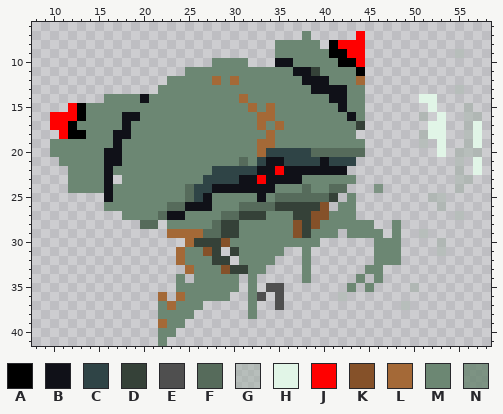
Pixel-art sprite -- Assets/Art/Units/Scarab/ScarabSlap5.png. Above, as it was before the edit.
The file is 63x42 pixels. Colours within 5 levels of each other are drawn and written as one. Shown: x 8..58, y 6..41.
Palette (. is transparent): A #000000  B #101118  C #2f4446  D #354138  E #4f4f4f  F #566b5b  G #a2b0a680  H #e1f5e7  J #ff0000  K #855129  L #a46937  M #6c8773  N #6c8773d3
Now the later version:
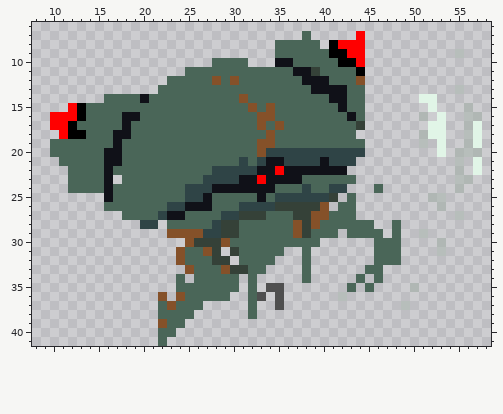
Diff:
@@ palette @@
-M #6c8773
+M #4a6658
@@ x 18..48 @@
 11 .......MMMMMMMMMMMMBBDMMMMA....
-12 .....MMMMMLMLMMMMMMMBBBMMML....
+12 .....MMMMMKMKMMMMMMMBBBMMMK....
 13 ....MMMMMMMMMMMMMMMMMBBBBMM....
-14 MMBMMMMMMMMMMLMMMMMMMMMBBMM....
-15 MMMMMMMMMMMMMMLMLMMMMMMMBMM....
-16 BBMMMMMMMMMMMMMLLMMMMMMMMBM....
-17 BMMMMMMMMMMMMMMLMLMMMMMMMMD....
-18 BMMMMMMMMMMMMMMMLMMMMMMMMM.....
-19 MMMMMMMMMMMMMMMLLMMMMMMMMMM....
-20 MMMMMMMMMMMMMMMLCCCCCFFFFFF....
-21 MMMMMMMMMMMMMFMCBBCCCCBCCC.....
+14 MMBMMMMMMMMMMKMMMMMMMMMBBMM....
+15 MMMMMMMMMMMMMMKMKMMMMMMMBMM....
+16 BBMMMMMMMMMMMMMKKMMMMMMMMBM....
+17 BMMMMMMMMMMMMMMKMKMMMMMMMMD....
+18 BMMMMMMMMMMMMMMMKMMMMMMMMM.....
+19 MMMMMMMMMMMMMMMKKMMMMMMMMMM....
+20 MMMMMMMMMMMMMMMKCCCCCCCCCCC....
+21 MMMMMMMMMMMMMCMCBBCCCCBCCC.....
 22 MMMMMMMMMMCCCCCBBJBBBBBBB......
 23 MMMMMMMMMCCCCBBJBBBBMMMMMM.....
-24 MMMMMMMFCCBBBBBBBMMMFMMFF...N..
-25 MMMMMMMFCBMMMMMBMFFFFFFD.M.....
-26 MMMMMFFBBBMMMFFFFDDDDDK.MM.....
-27 MMMMFBBMMMMFFDDDMMMDDKKMMM.....
-28 ..FF.MMMMMFDDMMMMMMKDKMMMMMM..M
-29 .....LLLLFFDDMMMMMMKDMMM.MMMM.M
-30 .......LDDDKMMMMMMMMMM......MMM
-31 ......LMMKD.DMMMMM..M.......MMM
-32 ......LMMMDD.MMMM...M.......MMM
-33 .......LMMMKDDMM....M......MM..
+24 MMMMMMMCCCBBBBBBBMMMCMMCC...M..
+25 MMMMMMMCCBMMMMMBMCCCCCCD.M.....
+26 MMMMMCCBBBMMMCCCCDDDDDK.MM.....
+27 MMMMCBBMMMMCCDDDMMMDDKKMMM.....
+28 ..CC.MMMMMCDDMMMMMMKDKMMMMMM..M
+29 .....KKKKCCDDMMMMMMKDMMM.MMMM.M
+30 .......KDDDKMMMMMMMMMM......MMM
+31 ......KMMKD.DMMMMM..M.......MMM
+32 ......KMMMDD.MMMM...M.......MMM
+33 .......KMMMKDDMM....M......MM..
 34 ......M.MMMMM.M.....M.....M.M..
 35 ......MMMMMMM.M.EE.......M.M...
-36 ....L.LMMMMM..ME.E......G......
-37 ....MLMMM.....M..E.............
+36 ....K.KMMMMM..ME.E......G......
+37 ....MKMMM.....M..E.............
 38 ....MMMM......M................
-39 ....LMM........................
+39 ....KMM........................
 40 ....MM.........................
